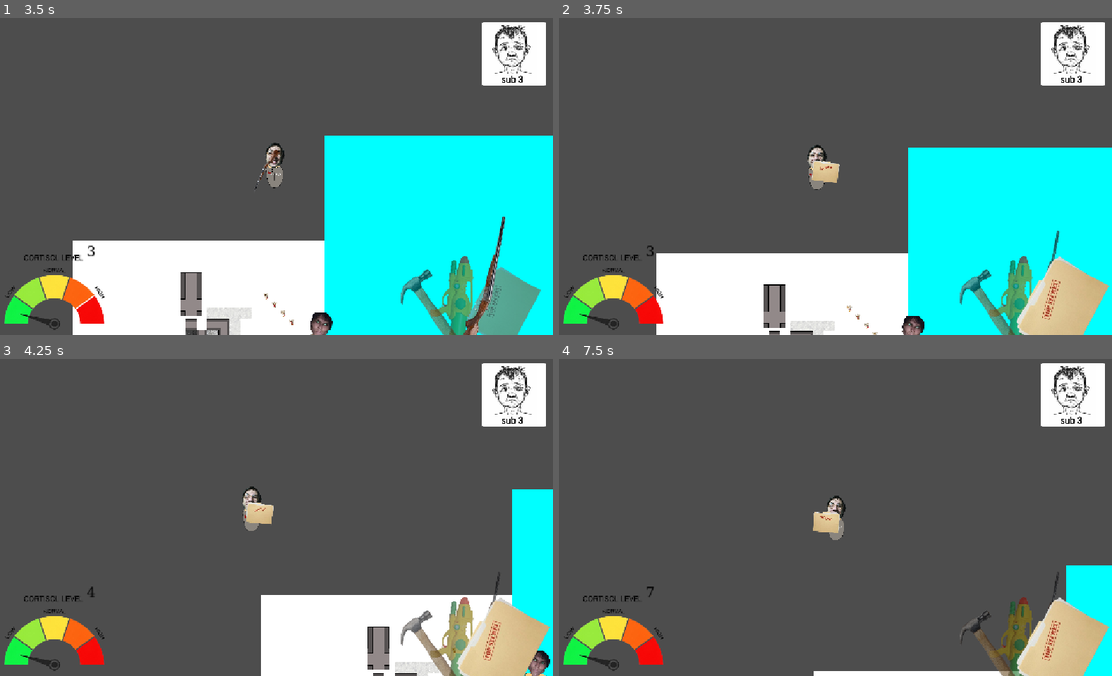
Above: before the commit, frames 1-4 (two rows, left to right).
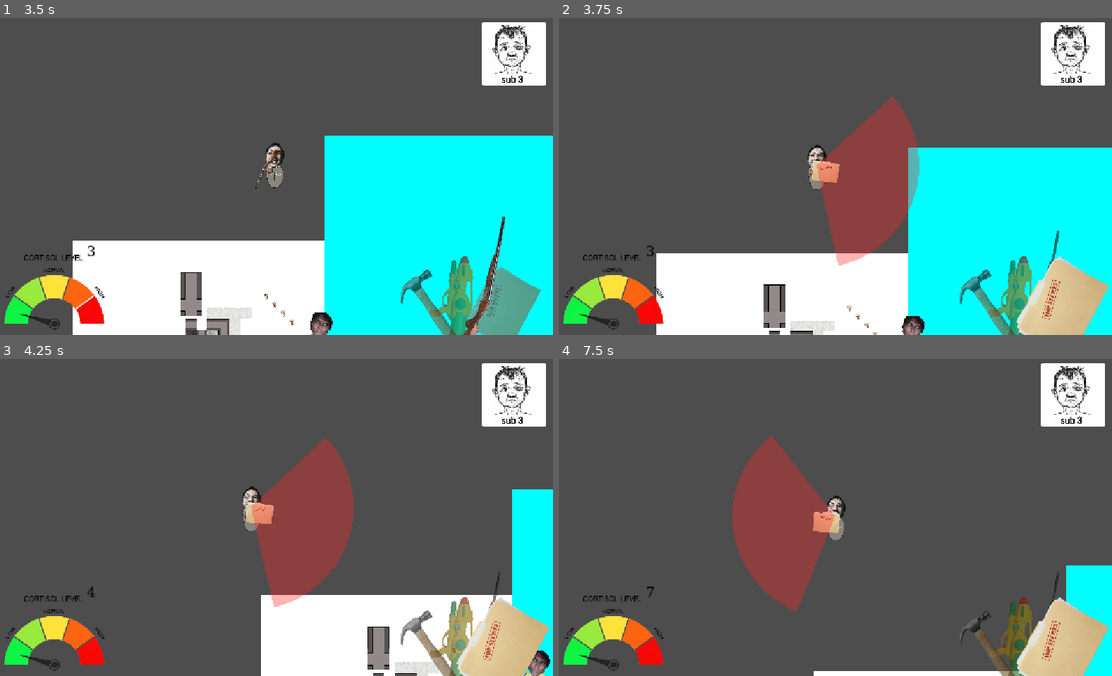
Above: after the commit, the same moments.

Repository: Braish001/Hypergamy-is-fake
Game: Godot game, scene res://world.tscn
Same seed, same stepped clock (60 frames per second), same inputs: the game is played once before the commit and once after it.
Inputs (mouse positions are in pixels of both pictures, inside the frame that each line leads up to):
- Up to frame 1 (3.5 s): tap Enter (ui_accept) at 0.5, 0.77, 1.52, 3.02 s; move the mouse to (392, 160) at 0.52 s; hold Right (ui_right) 0.53-1.28 s; tap R at 0.6 s; click (392, 160) at 0.67 s; move the mouse to (160, 192) at 1.27 s; hold Down (ui_down) 1.28-2.03 s; tap 1 at 1.35 s; click (160, 192) at 1.42 s; move the mouse to (326, 106) at 2.02 s; hold Right (ui_right) 2.03-2.78 s; tap 2 at 2.1 s; click (326, 106) at 2.17 s; move the mouse to (243, 239) at 2.77 s; hold Up (ui_up) from 2.78 s (still down); tap 3 at 2.85 s; click (243, 239) at 2.92 s
- Up to frame 2 (3.75 s): move the mouse to (1001, 224) at 3.52 s; release Up (ui_up) at 3.53 s; hold Left (ui_left) from 3.53 s (still down); tap 4 at 3.6 s; click (1001, 224) at 3.67 s
- Up to frame 3 (4.25 s): keep holding Left (ui_left); tap Enter (ui_accept) at 3.77 s
- Up to frame 4 (7.5 s): move the mouse to (658, 469) at 4.27 s; tap R at 4.35 s; click (658, 469) at 4.42 s; tap Enter (ui_accept) at 4.52, 6.02, 6.77 s; move the mouse to (857, 517) at 5.02 s; release Left (ui_left) at 5.03 s; hold Down (ui_down) 5.03-5.78 s; tap 1 at 5.1 s; click (857, 517) at 5.17 s; move the mouse to (747, 438) at 5.77 s; hold Right (ui_right) 5.78-6.53 s; tap 2 at 5.85 s; click (747, 438) at 5.92 s; move the mouse to (951, 501) at 6.52 s; hold Up (ui_up) 6.53-7.28 s; tap 3 at 6.6 s; click (951, 501) at 6.67 s; move the mouse to (719, 533) at 7.27 s; hold Right (ui_right) from 7.28 s (still down); tap 4 at 7.35 s; click (719, 533) at 7.42 s

Frame 1 is identical in both runs. In frame 2, 6.3% of the frame differs, in the area x 46-66%, y 24-79%; in frame 3, 6.3%; in frame 4, 6.3%.

Commit message:
26

Diff:
--- /dev/null
+++ b/hypergamy-is-fake/album_range.gd
@@ -0,0 +1,131 @@
+extends Node2D
+
+@onready var sector_polygon: Polygon2D = $SectorPolygon
+
+@export var radius: float = 600               # Радиус зоны действия альбома
+@export var duration: float = 0.7               # Показывается ровно 0.7 секунды
+@export var sector_color: Color = Color(1.0, 0.15, 0.15, 0.35) # Полупрозрачный красный
+
+var shooter: Node2D = null
+var _timer: float = 0.0
+var _aim_angle: float = 0.0
+var _effect_triggered: bool = false
+
+signal finished_range(triggered_any_npc: bool)
+
+func setup(from_pos: Vector2, aim_world_pos: Vector2, owner_node: Node = null) -> void:
+	shooter = owner_node as Node2D
+	global_position = from_pos
+
+	var dir = aim_world_pos - from_pos
+	if dir.length() < 1.0:
+		dir = Vector2.RIGHT
+	_aim_angle = dir.angle()
+
+	_build_third_circle_sector()
+	_update_transform(from_pos)
+
+func _build_third_circle_sector() -> void:
+	if sector_polygon == null:
+		return
+
+	# 1/3 от полного круга (360 / 3 = 120 градусов)
+	var arc_angle = TAU / 3.0
+	var half_arc = arc_angle * 0.5
+	var segments = 24
+
+	var points = PackedVector2Array()
+	points.append(Vector2.ZERO) # Центр сектора у игрока
+
+	for i in range(segments + 1):
+		var t = float(i) / float(segments)
+		var angle = lerp(-half_arc, half_arc, t)
+		points.append(Vector2(cos(angle), sin(angle)) * radius)
+
+	sector_polygon.polygon = points
+	sector_polygon.color = sector_color
+
+func _update_transform(from_pos: Vector2) -> void:
+	global_position = from_pos
+	if shooter != null and shooter.is_inside_tree():
+		var dir = shooter.get_global_mouse_position() - global_position
+		if dir.length() >= 1.0:
+			_aim_angle = dir.angle()
+	rotation = _aim_angle
+
+func _process(delta: float) -> void:
+	_timer += delta
+
+	if shooter != null and shooter.is_inside_tree():
+		_update_transform(shooter.global_position)
+
+	if _timer >= duration and not _effect_triggered:
+		_effect_triggered = true
+		var hit_npc = _check_npcs_in_sector()
+		finished_range.emit(hit_npc)
+		queue_free()
+
+# ==========================================
+# ЗАГОТОВКА НА БУДУЩЕЕ: ВЗАИМОДЕЙСТВИЕ С NPC В СЕКТОРЕ
+# ==========================================
+func _check_npcs_in_sector() -> bool:
+	var any_npc_found = false
+	var half_arc = (TAU / 3.0) * 0.5
+	var forward_dir = Vector2.RIGHT.rotated(rotation)
+
+	var space_state = get_world_2d().direct_space_state
+	if space_state == null:
+		return false
+
+	var shape = CircleShape2D.new()
+	shape.radius = radius
+
+	var query = PhysicsShapeQueryParameters2D.new()
+	query.shape = shape
+	query.transform = Transform2D(0.0, global_position)
+	query.collide_with_bodies = true
+	query.collide_with_areas = true
+
+	if shooter is CollisionObject2D:
+		query.exclude = [shooter.get_rid()]
+
+	var results = space_state.intersect_shape(query, 32)
+	var processed_ids: Dictionary = {}
+
+	for item in results:
+		var collider = item.get("collider")
+		var npc_node = _resolve_npc_node(collider)
+		if npc_node == null:
+			continue
+
+		var npc_id = npc_node.get_instance_id()
+		if processed_ids.has(npc_id):
+			continue
+
+		var to_npc = (npc_node as Node2D).global_position - global_position if npc_node is Node2D else Vector2.ZERO
+		if to_npc.length() <= radius:
+			var angle_diff = abs(forward_dir.angle_to(to_npc.normalized()))
+			if angle_diff <= half_arc:
+				processed_ids[npc_id] = true
+				any_npc_found = true
+				_handle_npc_in_album_range(npc_node)
+
+	return any_npc_found
+
+func _resolve_npc_node(collider: Object) -> Node:
+	if collider == null:
+		return null
+	if collider is Node:
+		var node := collider as Node
+		if node.has_method("apply_album_effect") or node.is_in_group("npc"):
+			return node
+		var parent = node.get_parent()
+		if parent != null and (parent.has_method("apply_album_effect") or parent.is_in_group("npc")):
+			return parent
+	return null
+
+func _handle_npc_in_album_range(npc_node: Node) -> void:
+	if npc_node.has_method("apply_album_effect"):
+		npc_node.apply_album_effect(shooter)
+	# Здесь позже добавишь реакцию NPC на показ фотоальбома
+	print("NPC попал в зону альбома: ", npc_node.name)
--- /dev/null
+++ b/hypergamy-is-fake/album_range.tscn
@@ -0,0 +1,8 @@
+[gd_scene format=3 uid="uid://byd2xvmqbd68p"]
+
+[ext_resource type="Script" uid="uid://dj3d2mbmsxpk" path="res://album_range.gd" id="1_xvyc0"]
+
+[node name="AlbumRange" type="Node2D" unique_id=955237191]
+script = ExtResource("1_xvyc0")
+
+[node name="SectorPolygon" type="Polygon2D" parent="." unique_id=2072047422]
--- a/hypergamy-is-fake/player.gd
+++ b/hypergamy-is-fake/player.gd
@@ -48,6 +48,15 @@
 var reserve_shotgun_ammo: int = 0                   # Подобранные с карты патроны (ждут зарядки на R)
 var shotgun_cooldown_timer: float = 0.0
 
+# --- ФОТОАЛЬБОМ (СЛОТ 3) ---
+@export var album_range_scene: PackedScene
+@export var album_meme_ui: TextureRect              # Картинка по центру экрана
+@export var album_range_duration: float = 0.7       # Красный сектор 1/3 круга — 0.7 сек
+@export var album_meme_duration: float = 1.0        # Случайная фотка по центру — 1 сек
+var album_memes: Array[Texture2D] = []
+var is_album_active: bool = false
+var _meme_hide_timer: float = 0.0
+
 @export var hit_sound: AudioStream          # Файл звука удара
 @onready var audio_stream_player: AudioStreamPlayer = $AudioStreamPlayer
 
@@ -96,6 +105,7 @@
 
 
 func _ready() -> void:
+	randomize()
 	water_liters = max_water_liters
 	shotgun_ammo_in_mag = 0
 	reserve_shotgun_ammo = 0
@@ -119,6 +129,21 @@
 		load("res://sprites/chad_look.png"),
 		load("res://sprites/adam_look.png")
 	]
+
+	album_memes = [
+		load("res://sprites/photo_1.png"),
+		load("res://sprites/photo_2.jpg"),
+		load("res://sprites/photo_3.jpeg"),
+		load("res://sprites/photo_4.png"),
+		load("res://sprites/photo_5.png"),
+		load("res://sprites/photo_6.jpg"),
+		load("res://sprites/photo_7.jpg"),
+		load("res://sprites/photo_8.png"),
+		load("res://sprites/photo_9.png")
+	]
+
+	if album_meme_ui != null:
+		album_meme_ui.visible = false
 
 	update_cortisol_display()
 	update_beauty_display()
@@ -158,6 +183,14 @@
 	if shotgun_cooldown_timer > 0:
 		shotgun_cooldown_timer -= delta
 
+	# 3.3. Таймер скрытия картинки альбома по центру экрана (1 сек)
+	if _meme_hide_timer > 0.0:
+		_meme_hide_timer -= delta
+		if _meme_hide_timer <= 0.0:
+			if album_meme_ui != null:
+				album_meme_ui.visible = false
+			is_album_active = false
+
 	# 4. Таймер перезарядки рывка
 	if cooldown_time_left > 0:
 		cooldown_time_left -= delta
@@ -191,7 +224,7 @@
 
 	move_and_slide()
 
-# Обработка одиночного клика ЛКМ для молотка/дробовика и клавиши R для перезарядки
+# Обработка одиночного клика ЛКМ для молотка/дробовика/альбома и клавиши R для перезарядки
 func _input(event: InputEvent) -> void:
 	if event is InputEventKey and event.pressed and not event.echo:
 		if event.keycode == KEY_R:
@@ -202,6 +235,48 @@
 			start_self_hit()
 		elif current_weapon_slot == 2 and shotgun_cooldown_timer <= 0:
 			shoot_shotgun()
+		elif current_weapon_slot == 3 and not is_album_active:
+			use_photo_album()
+
+func use_photo_album() -> void:
+	if album_range_scene == null:
+		push_warning("Не назначен album_range_scene в инспекторе игрока!")
+		return
+
+	is_album_active = true
+	var range_instance = album_range_scene.instantiate()
+	range_instance.duration = album_range_duration
+
+	var parent_node = get_parent() if get_parent() != null else get_tree().current_scene
+	parent_node.add_child(range_instance)
+
+	if range_instance.has_signal("finished_range"):
+		range_instance.finished_range.connect(_on_album_range_finished)
+
+	if range_instance.has_method("setup"):
+		range_instance.setup(global_position, get_global_mouse_position(), self)
+
+func _on_album_range_finished(triggered_any_npc: bool) -> void:
+	_on_album_effect_applied(triggered_any_npc)
+	_show_random_album_meme()
+
+# Заготовка на будущее: реакция игрока/игры после завершения показа зоны альбома
+func _on_album_effect_applied(triggered_any_npc: bool) -> void:
+	print("Зона альбома отработала. Задет NPC: ", triggered_any_npc)
+
+func _show_random_album_meme() -> void:
+	var valid_memes: Array[Texture2D] = []
+	for tex in album_memes:
+		if tex != null:
+			valid_memes.append(tex)
+
+	if album_meme_ui != null and valid_memes.size() > 0:
+		var chosen_tex = valid_memes[randi() % valid_memes.size()]
+		album_meme_ui.texture = chosen_tex
+		album_meme_ui.visible = true
+		_meme_hide_timer = album_meme_duration
+	else:
+		is_album_active = false
 
 func collect_shotgun_ammo(amount: int = 1) -> bool:
 	# Нельзя брать больше максимума (2 патрона на весь дробовик)
--- a/hypergamy-is-fake/shotgun_blast.gd
+++ b/hypergamy-is-fake/shotgun_blast.gd
@@ -4,7 +4,7 @@
 @onready var muzzle_flash: CanvasItem = $MuzzleFlash
 
 @export var pellet_count: int = 9              # 8-9 дробинок/линий
-@export var max_range: float = 930.0           # Увеличено в ~1.5 раза (было 620.0)
+@export var max_range: float = 1240           # Увеличено в ~1.5 раза (было 620.0)
 @export var spread_degrees: float = 54.0       # Широкий разброс вверх/вниз по вееру
 @export var blast_lifetime: float = 0.24       # Длительность отображения линий и точек
 @export var flash_duration: float = 0.1        # Свечение у дула 0.1 секунды
@@ -94,7 +94,7 @@
 		# Линия дробинки
 		var line = Line2D.new()
 		line.points = PackedVector2Array([Vector2.ZERO, local_end])
-		line.width = 3.0
+		line.width = 6.0
 		line.default_color = Color(1.0, 0.92, 0.65, 0.95)
 		line.begin_cap_mode = Line2D.LINE_CAP_ROUND
 		line.end_cap_mode = Line2D.LINE_CAP_ROUND
@@ -174,7 +174,7 @@
 func _create_tip_dot(local_pos: Vector2) -> Polygon2D:
 	var dot = Polygon2D.new()
 	var pts = PackedVector2Array()
-	var radius = 4.0
+	var radius = 8.0
 	var segments = 8
 	for s in range(segments):
 		var a = (TAU / segments) * s
--- a/hypergamy-is-fake/water_stream.gd
+++ b/hypergamy-is-fake/water_stream.gd
@@ -2,6 +2,7 @@
 
 @onready var line: Line2D = $StreamLine
 
+@export var max_range: float = 450.0 # Максимальная дальность струи водяного пистолета
 @export var lifetime: float = 0.14
 @export var water_amount: float = 10.0
 
@@ -29,13 +30,22 @@
 		return shooter.global_position + muzzle_local_offset
 	return fallback_pos
 
+func _clamp_aim_to_range(from_pos: Vector2, aim_world_pos: Vector2) -> Vector2:
+	var to_aim = aim_world_pos - from_pos
+	var dist = to_aim.length()
+	if dist < 1.0:
+		return from_pos + Vector2.RIGHT * max_range
+	if dist > max_range:
+		return from_pos + (to_aim / dist) * max_range
+	return aim_world_pos
+
 func _update_stream(from_pos: Vector2, aim_world_pos: Vector2) -> void:
 	global_position = from_pos
-	var end_pos: Vector2 = aim_world_pos
+	var end_pos: Vector2 = _clamp_aim_to_range(from_pos, aim_world_pos)
 
 	var space_state = get_world_2d().direct_space_state
-	if space_state != null and from_pos.distance_to(aim_world_pos) > 1.0:
-		var query = PhysicsRayQueryParameters2D.create(from_pos, aim_world_pos)
+	if space_state != null and from_pos.distance_to(end_pos) > 1.0:
+		var query = PhysicsRayQueryParameters2D.create(from_pos, end_pos)
 		if shooter is CollisionObject2D:
 			query.exclude = [shooter.get_rid()]
 
--- a/hypergamy-is-fake/water_stream.tscn
+++ b/hypergamy-is-fake/water_stream.tscn
@@ -4,6 +4,7 @@
 
 [node name="WaterStream" type="Node2D" unique_id=14840876]
 script = ExtResource("1_ayg5w")
+max_range = 2000.0
 
 [node name="StreamLine" type="Line2D" parent="." unique_id=982853685]
 points = PackedVector2Array(0, 0, 1500, 0)
--- a/hypergamy-is-fake/world.tscn
+++ b/hypergamy-is-fake/world.tscn
@@ -26,6 +26,7 @@
 [ext_resource type="AudioStream" uid="uid://cyjpfawwnp3oy" path="res://sounds/bonesmash.mp3" id="16_bc84e"]
 [ext_resource type="PackedScene" uid="uid://bbfewc6mfi8w4" path="res://water_stream.tscn" id="17_il2jm"]
 [ext_resource type="PackedScene" uid="uid://du7bryuqe0m1j" path="res://shotgun_blast.tscn" id="18_4h6ng"]
+[ext_resource type="PackedScene" uid="uid://byd2xvmqbd68p" path="res://album_range.tscn" id="19_o3ebs"]
 [ext_resource type="PackedScene" uid="uid://dck8x7lqfrqh1" path="res://ammo_pickup.tscn" id="27_o3ebs"]
 
 [sub_resource type="FontFile" id="FontFile_wjb0r"]
@@ -179,6 +180,20 @@
 grow_horizontal = 0
 expand_mode = 3
 
+[node name="AlbumMemeRect" type="TextureRect" parent="CanvasLayer" unique_id=1218184755]
+anchors_preset = 8
+anchor_left = 0.5
+anchor_top = 0.5
+anchor_right = 0.5
+anchor_bottom = 0.5
+offset_left = -88.0
+offset_top = -87.0
+offset_right = 87.0
+offset_bottom = 88.0
+grow_horizontal = 2
+grow_vertical = 2
+expand_mode = 1
+
 [node name="Sprite2D4" type="Sprite2D" parent="." unique_id=175697050]
 texture_filter = 1
 position = Vector2(291, 249)
@@ -262,13 +277,16 @@
 scale = Vector2(2, 2)
 texture = ExtResource("5_gbfbk")
 
-[node name="Player" parent="." unique_id=1275611609 node_paths=PackedStringArray("cortisol_ui", "cortisol_label", "beauty_ui") instance=ExtResource("1_f3sb7")]
+[node name="Player" parent="." unique_id=1275611609 node_paths=PackedStringArray("cortisol_ui", "cortisol_label", "beauty_ui", "album_meme_ui") instance=ExtResource("1_f3sb7")]
 position = Vector2(-52, -36)
 cortisol_ui = NodePath("../CanvasLayer/TextureRect")
 cortisol_label = NodePath("../CanvasLayer/TextureRect/Label")
 beauty_ui = NodePath("../CanvasLayer/BeautyTextureRect")
 water_stream_scene = ExtResource("17_il2jm")
+max_water_liters = 100.0
 shotgun_blast_scene = ExtResource("18_4h6ng")
+album_range_scene = ExtResource("19_o3ebs")
+album_meme_ui = NodePath("../CanvasLayer/AlbumMemeRect")
 hit_sound = ExtResource("16_bc84e")
 weapon_textures = Array[Texture2D]([ExtResource("3_26xuy"), ExtResource("5_wukud"), ExtResource("4_bc84e"), ExtResource("3_wukud")])
 
Not shown, added: hypergamy-is-fake/album_range.gd.uid
Not shown, added: hypergamy-is-fake/sounds/floraphonic-metal-whoosh-hit-10-202176.mp3.import
Not shown, added: hypergamy-is-fake/sounds/freesound_community-shotgun-firing-4-6746.mp3.import
Not shown, added: hypergamy-is-fake/sounds/freesound_community-tinnitus-31244.mp3.import
Not shown, added: hypergamy-is-fake/sounds/freesound_community-water-out-of-faucet-into-sink-104806.mp3.import
Not shown, added: hypergamy-is-fake/sounds/jingles_PIZZI00.ogg.import
Not shown, added: hypergamy-is-fake/sounds/jingles_PIZZI01.ogg.import
Not shown, added: hypergamy-is-fake/sounds/jingles_PIZZI04.ogg.import
Not shown, added: hypergamy-is-fake/sounds/jingles_SAX00.ogg.import
Not shown, added: hypergamy-is-fake/sounds/jingles_SAX01.ogg.import
Not shown, added: hypergamy-is-fake/sounds/jingles_SAX03.ogg.import
Not shown, added: hypergamy-is-fake/sounds/jingles_SAX16.ogg.import
